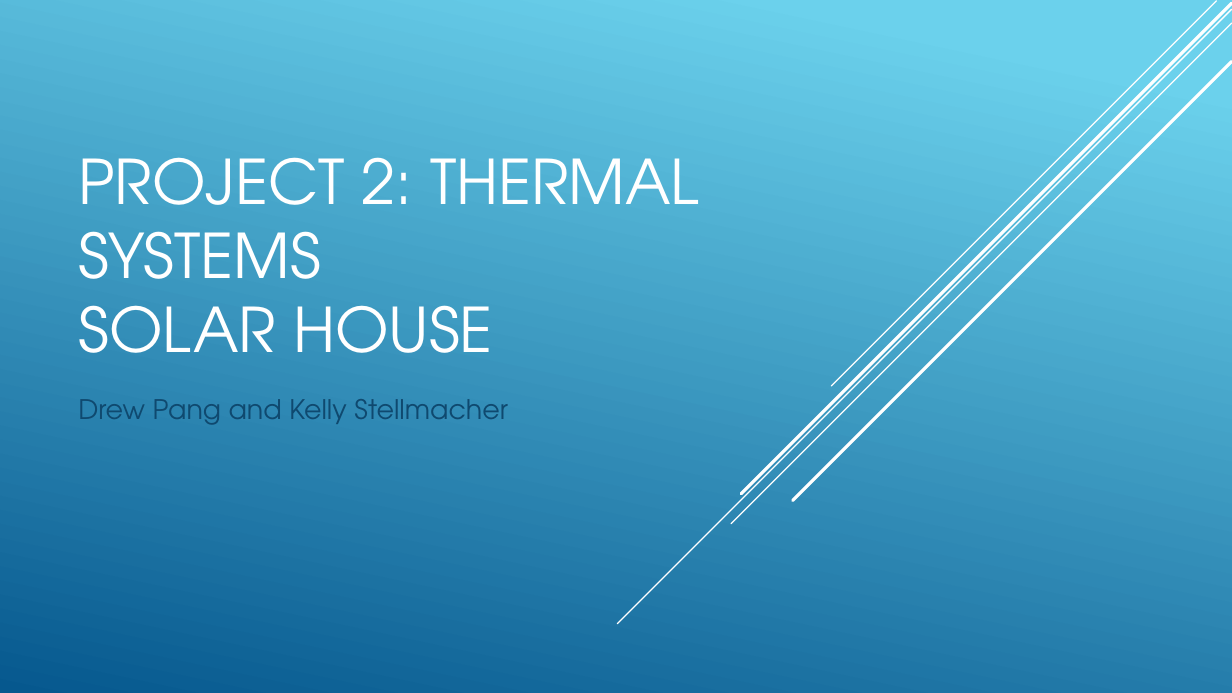
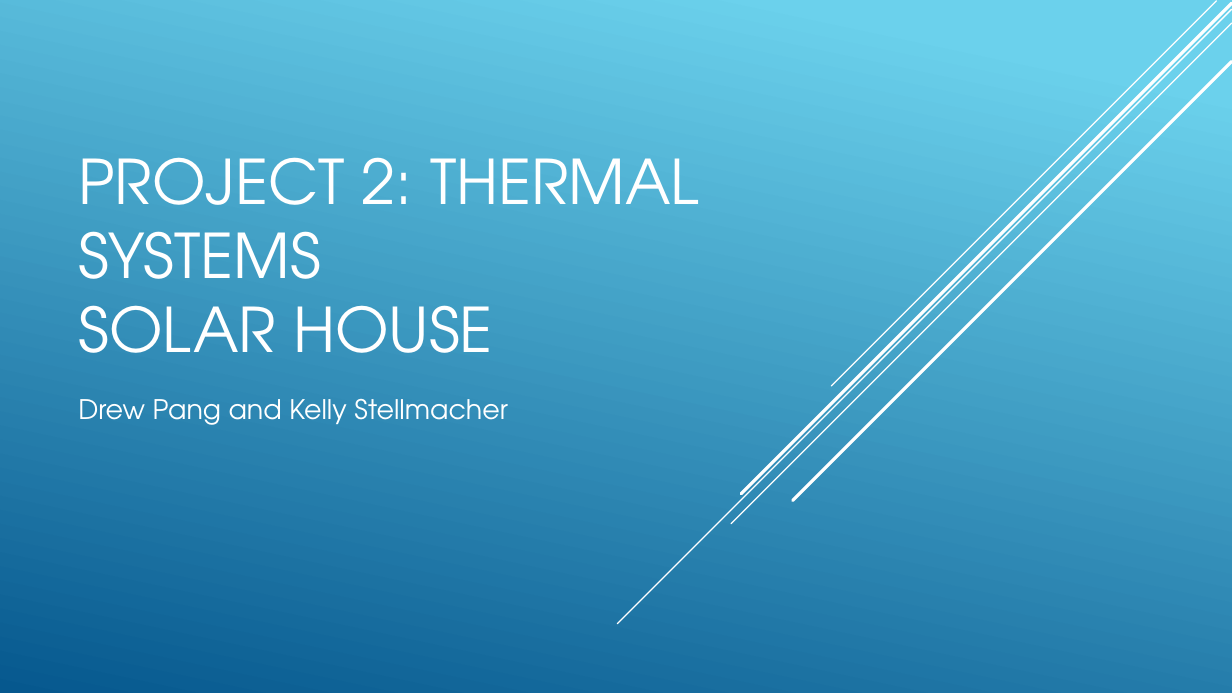
Before and after one commit to drewnotdrew/modsim-thermal-systems, a slide deck: slide 1 of Presentation.pptx. Drawn at 1232x693 pixels with LibreOffice and Linux fonts; fonts in the diff are those of the drawing. Boxes give left, top, right and bottom in pixels: in the first picture for what was removed or moved away, otherwise in the second. Text is boxed around its words. In the diff, an @@ line names an element or a change of style, - is before the commit and + after.

```diff
--- a/Presentation.pptx
+++ b/Presentation.pptx
@@ subtitle "Drew Pang and Kelly Stellmacher" at (78,399,508,425): text colour #0F496F to #FFFFFF @@
```
Also in this commit, not shown: 4 other slides changed, 2 other files.
